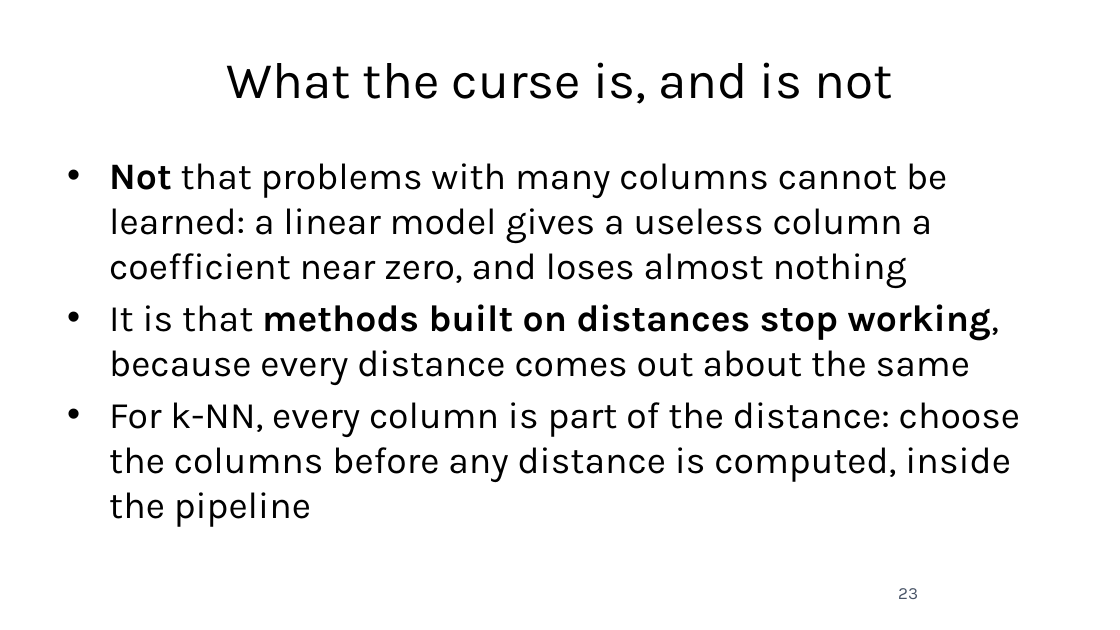
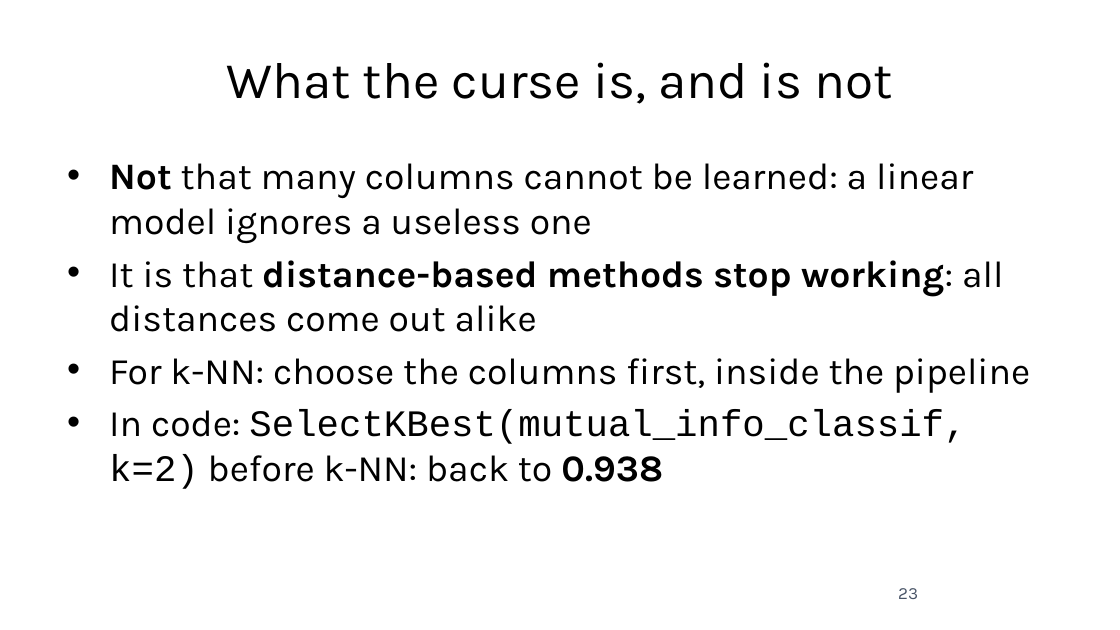
Before and after one commit to fabioantonini/technologies-for-artificial-intelligence, a slide deck: slide 23 of Lessons/06_knn_naive_bayes_svm/Slides/knn_naive_bayes_svm_slides.pptx. Drawn at 1120x630 pixels with LibreOffice and Linux fonts; fonts in the diff are those of the drawing; background and template pictures are left out. Boxes give left, top, right and bottom in pixels: in the first picture for what was removed or moved away, otherwise in the second. Text is boxed around its words. In the diff, an @@ line names an element or a change of style, - is before the commit and + after.

```diff
--- a/Lessons/06_knn_naive_bayes_svm/Slides/knn_naive_bayes_svm_slides.pptx
+++ b/Lessons/06_knn_naive_bayes_svm/Slides/knn_naive_bayes_svm_slides.pptx
@@ text at <box>109,163,1030,489</box>: text changed @@
-• Not that problems with many columns cannot be learned: a linear model gives a useless column a coefficient near zero, and loses almost nothing
-• It is that methods built on distances stop working, because every distance comes out about the same
-• For k-NN, every column is part of the distance: choose the columns before any distance is computed, inside the pipeline
+• Not that many columns cannot be learned: a linear model ignores a useless one
+• It is that distance-based methods stop working: all distances come out alike
+• For k-NN: choose the columns first, inside the pipeline
+• In code: SelectKBest(mutual_info_classif, k=2) before k-NN: back to 0.938
```
Also in this commit, not shown: 14 other slides changed, 17 other files.
